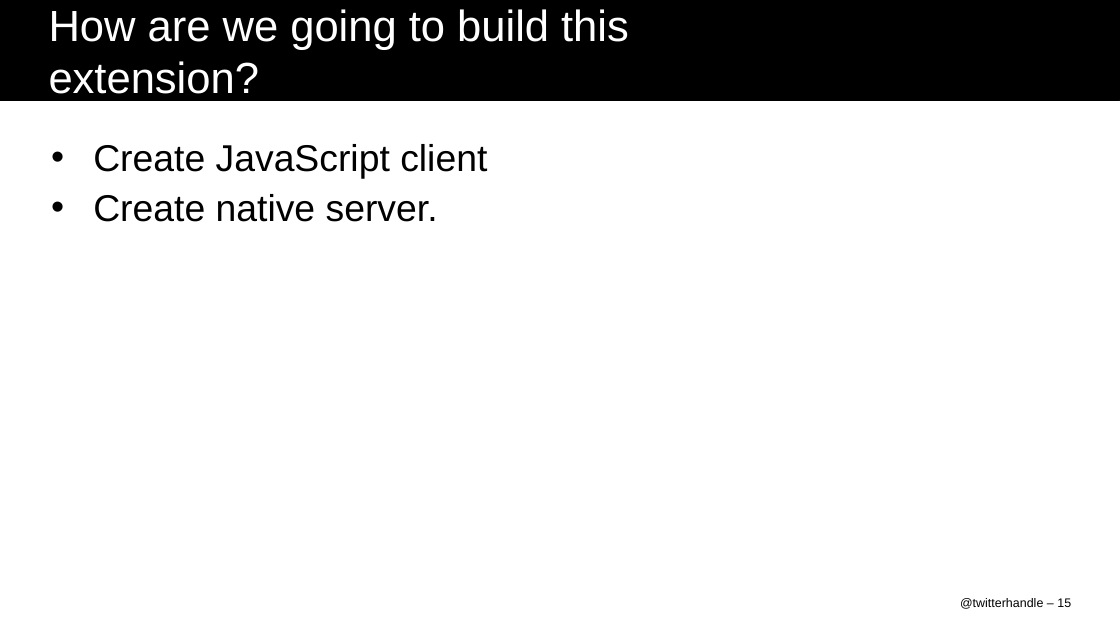
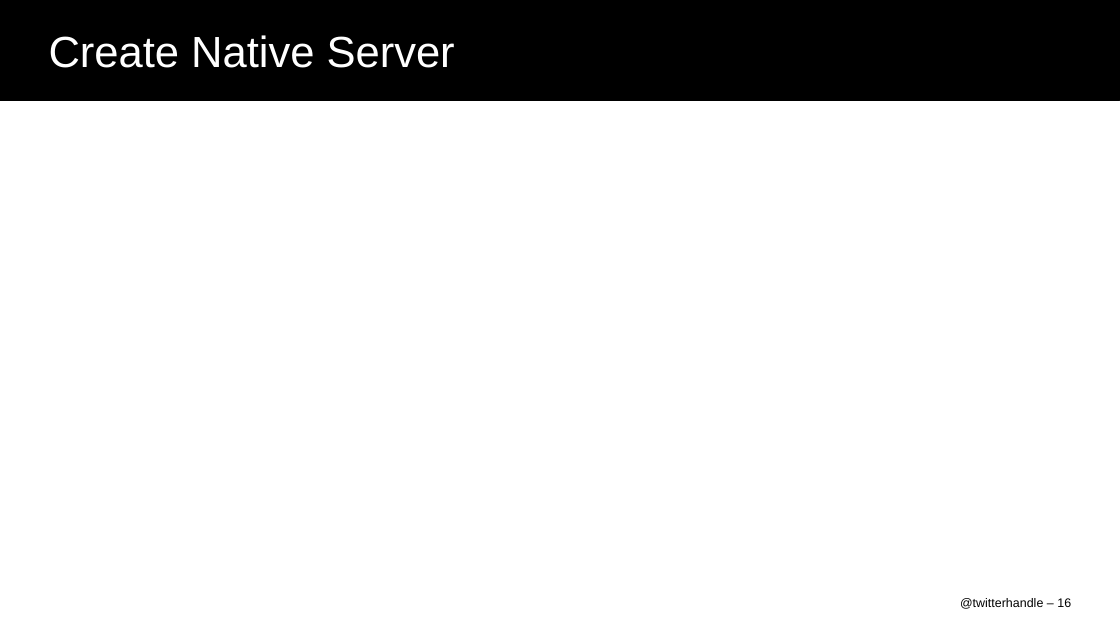
Before and after one commit to nukulb/devcon-demo, a slide deck: slide 16 of DEV51_DelCol.ppt (slide 15 before the commit). Drawn at 1120x630 pixels with LibreOffice and Linux fonts; fonts in the diff are those of the drawing; background and template pictures are left out. Boxes give left, top, right and bottom in pixels: in the first picture for what was removed or moved away, otherwise in the second. Text is boxed around its words. In the diff, an @@ line names an element or a change of style, - is before the commit and + after.

```diff
--- a/DEV51_DelCol.ppt
+++ b/DEV51_DelCol.ppt
@@ title at [49,35,455,68]: text changed @@
-How are we going to build this extension?
+Create Native Server
@@ text removed at [93,144,487,222] @@
-• Create JavaScript client
-• Create native server.
```
Also in this commit, not shown: 7 other slides changed, 5 slides added, 3 slides removed.
